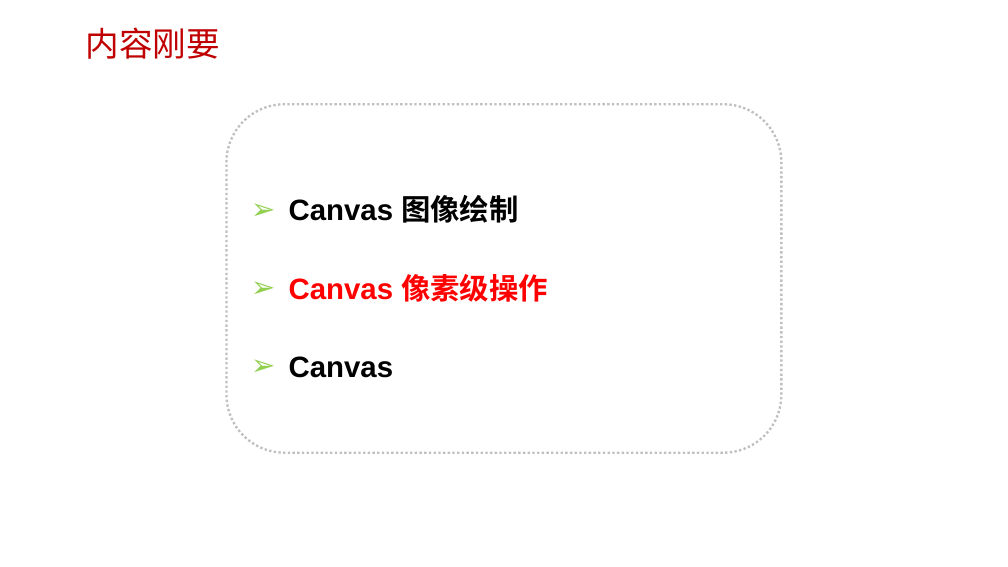
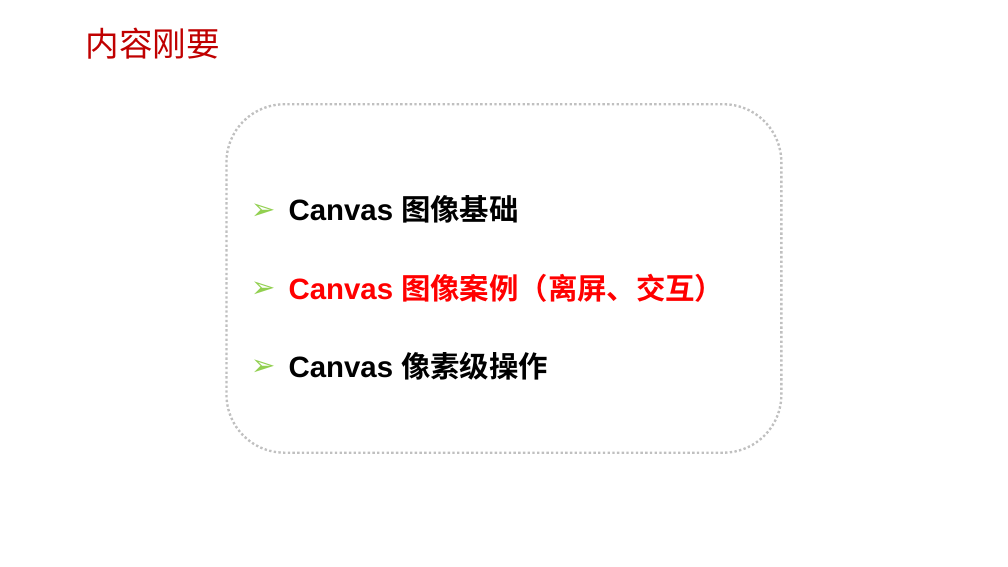
Before and after one commit to edu2act/course-H5-Animation-and-Game-Development, a slide deck: slide 5 of 课程PPT/（03）H5 Canvas图像操作.pptx. Drawn at 1008x567 pixels with LibreOffice and Linux fonts; fonts in the diff are those of the drawing; background and template pictures are left out. Boxes give left, top, right and bottom in pixels: in the first picture for what was removed or moved away, otherwise in the second. Text is boxed around its words. In the diff, an @@ line names an element or a change of style, - is before the commit and + after.

```diff
--- a/课程PPT/（03）H5 Canvas图像操作.pptx
+++ b/课程PPT/（03）H5 Canvas图像操作.pptx
@@ text in rounded rectangle at (289, 195, 724, 302): text changed; text colour #000000 to #FF0000 @@
-➢ Canvas 图像绘制
+➢ Canvas 图像基础
+➢ Canvas 图像案例（离屏、交互）
@@ text in rounded rectangle at (289, 352, 548, 380): text colour #FF0000 to #000000 in "Canvas 像素级操作" @@
```
Also in this commit, not shown: 5 other slides changed, 2 slides added, 4 other files.
